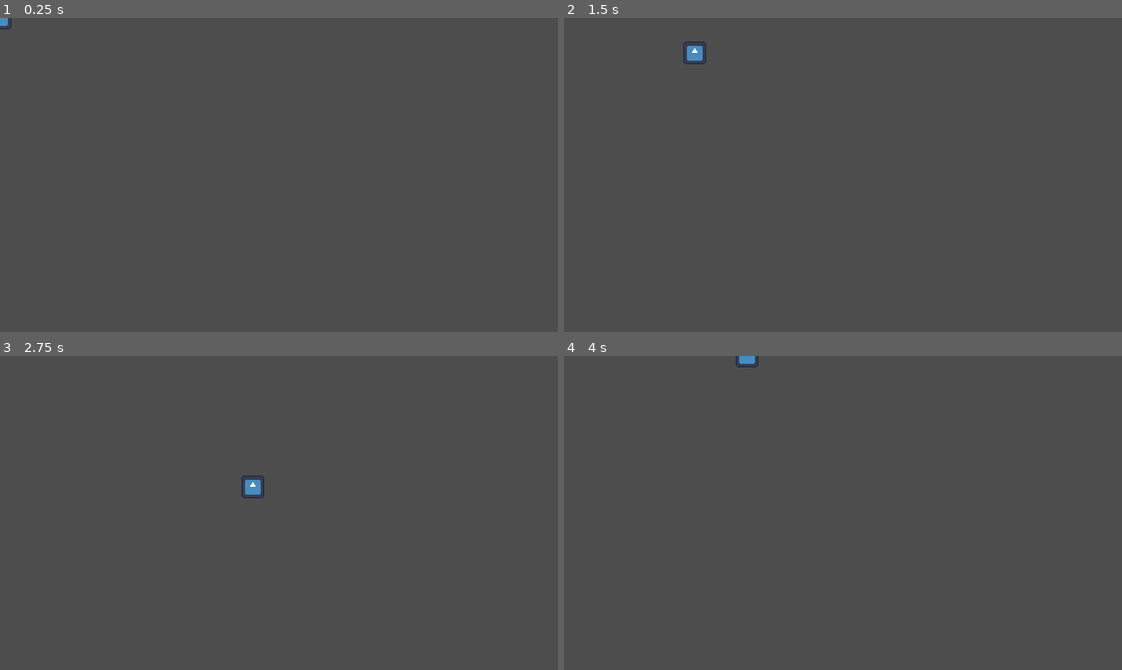
Above: before the commit, frames 1-4 (two rows, left to right).
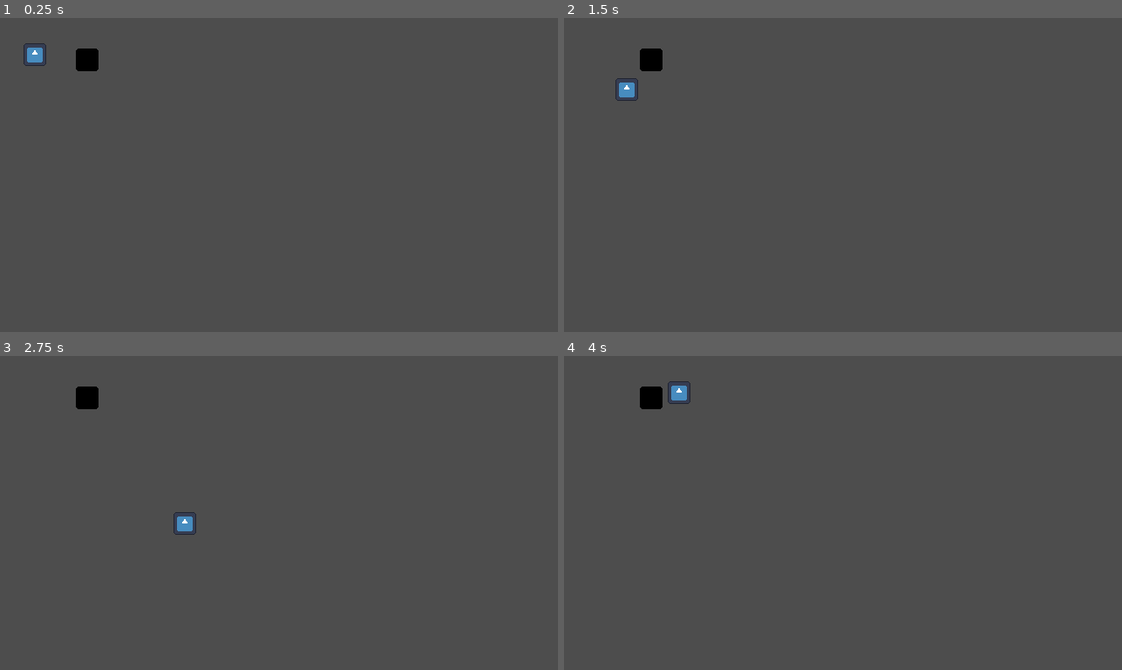
Above: after the commit, the same moments.

Repository: randomnewb/monster-rancher
Game: Godot game, scene res://World/world.tscn
Two runs of this game, one before a commit and one after it. Both use one fixed random seed, a clock stepped at 60 frames per second and the inputs below. The engine's default icon, where the game draws it, is replaced by a stand-in: a white triangle on a blue panel in a dark square.
Inputs:
- Up to frame 1 (0.25 s): no input
- Up to frame 2 (1.5 s): tap Enter at 0.5 s; hold Right (move_right) 0.53-1.28 s; hold Down (move_down) from 1.28 s (still down)
- Up to frame 3 (2.75 s): release Down (move_down) at 2.03 s; hold Right (move_right) from 2.03 s (still down)
- Up to frame 4 (4 s): release Right (move_right) at 2.78 s; hold Up (move_up) 2.78-3.53 s; hold Left (move_left) from 3.53 s (still down)

The runs differ from the first frame. In frame 1, 0.5% of the frame differs, in the area x 0-18%, y 0-17%; in frame 2, 0.6%, in the area x 9-26%, y 7-27%; in frame 3, 0.6%; in frame 4, 0.5%.

Commit message:
detect collision

Diff:
--- /dev/null
+++ b/Environment/interactable.tscn
@@ -0,0 +1,16 @@
+[gd_scene load_steps=3 format=3 uid="uid://dsouk4ihhgbrk"]
+
+[ext_resource type="Texture2D" uid="uid://udm61ryefu6d" path="res://icon.svg" id="1_6e4ks"]
+
+[sub_resource type="RectangleShape2D" id="RectangleShape2D_cvvu4"]
+size = Vector2(14, 14)
+
+[node name="Interactable" type="StaticBody2D"]
+modulate = Color(0, 0, 0, 1)
+
+[node name="Sprite2D" type="Sprite2D" parent="."]
+scale = Vector2(0.1, 0.1)
+texture = ExtResource("1_6e4ks")
+
+[node name="CollisionShape2D" type="CollisionShape2D" parent="."]
+shape = SubResource("RectangleShape2D_cvvu4")
--- a/Player.gd
+++ b/Player.gd
@@ -1,6 +1,9 @@
 extends CharacterBody2D
 
 @export var speed = 100;
+
+func _ready():
+	pass;
 
 func _process(delta):
 	var input_vector = Input.get_vector("move_left", "move_right", "move_up", "move_down")
@@ -15,4 +18,7 @@
 #			sprite_2d.scale.x = sign(input_vector.x);
 #	position.x = clamp(position.x, 5, width - 5);
 #	position.y = clamp(position.y, 5, height - 5);
-	position += input_vector * speed * delta;
+	#position += input_vector * speed * delta;
+	var collision = move_and_collide(input_vector * speed * delta);
+	if collision:
+		print(collision.get_collider().name)
--- a/Player/player.tscn
+++ b/Player/player.tscn
@@ -1,7 +1,10 @@
-[gd_scene load_steps=3 format=3 uid="uid://bhxbvqbewdb1n"]
+[gd_scene load_steps=4 format=3 uid="uid://bhxbvqbewdb1n"]
 
 [ext_resource type="Script" path="res://Player.gd" id="1_f6abv"]
 [ext_resource type="Texture2D" uid="uid://udm61ryefu6d" path="res://icon.svg" id="2_femce"]
+
+[sub_resource type="RectangleShape2D" id="RectangleShape2D_7tcxq"]
+size = Vector2(14, 14)
 
 [node name="Player" type="CharacterBody2D"]
 script = ExtResource("1_f6abv")
@@ -9,3 +12,6 @@
 [node name="Sprite2D" type="Sprite2D" parent="."]
 scale = Vector2(0.1, 0.1)
 texture = ExtResource("2_femce")
+
+[node name="CollisionShape2D" type="CollisionShape2D" parent="."]
+shape = SubResource("RectangleShape2D_7tcxq")
--- a/World/world.tscn
+++ b/World/world.tscn
@@ -1,7 +1,12 @@
-[gd_scene load_steps=2 format=3 uid="uid://bcs4u8tdlob7w"]
+[gd_scene load_steps=3 format=3 uid="uid://bcs4u8tdlob7w"]
 
 [ext_resource type="PackedScene" uid="uid://bhxbvqbewdb1n" path="res://Player/player.tscn" id="1_hvgoq"]
+[ext_resource type="PackedScene" uid="uid://dsouk4ihhgbrk" path="res://Environment/interactable.tscn" id="2_2huc6"]
 
 [node name="World" type="Node2D"]
 
+[node name="Interactable" parent="." instance=ExtResource("2_2huc6")]
+position = Vector2(50, 24)
+
 [node name="Player" parent="." instance=ExtResource("1_hvgoq")]
+position = Vector2(20, 21)
